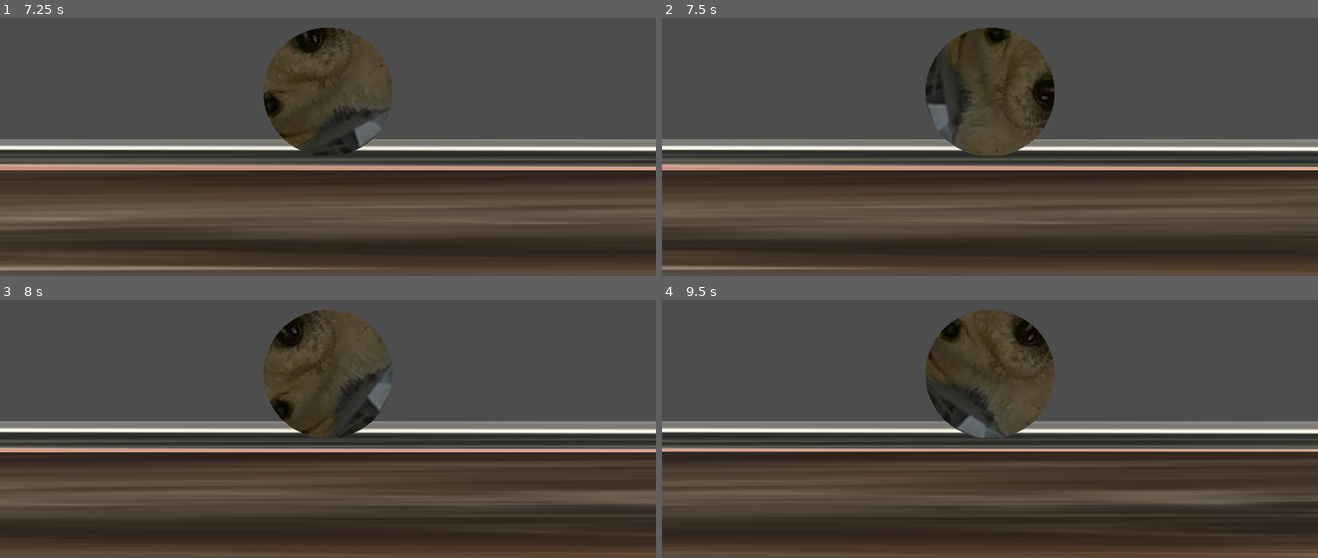
Above: before the commit, frames 1-4 (two rows, left to right).
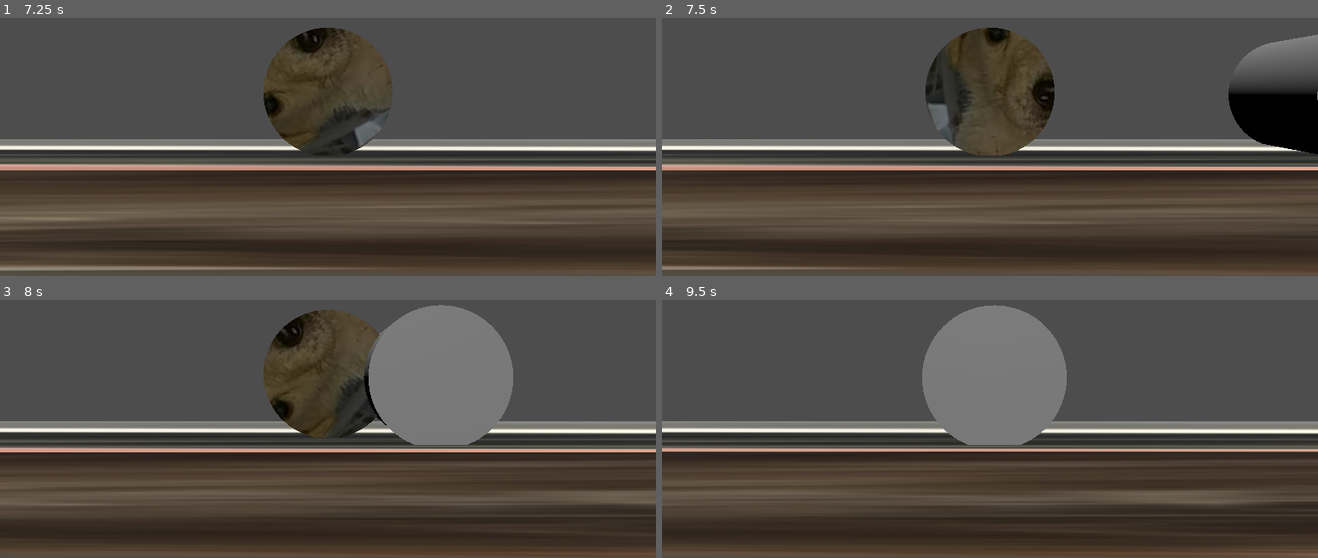
Above: after the commit, the same moments.

Repository: 21Staceye/CookieGame
Game: Godot game, scene res://main/world_root.tscn
Same seed, same stepped clock (60 frames per second), same inputs: the game is played once before the commit and once after it. The project has no main scene, so this scene is started directly.
Inputs (mouse positions are in pixels of both pictures, inside the frame that each line leads up to):
- Up to frame 1 (7.25 s): move the mouse to (295, 165) at 0.52 s; hold D (Forward) 0.53-2.03 s; tap E (Interact, bound only after the commit) at 0.6, 1.55, 2.3, 3.05, 3.6, 4.35, 5.3, 6.05, 6.8 s; click (295, 165) at 0.67 s; tap Space (Jump) at 0.77, 1.52, 3.02, 3.77, 4.52, 6.02, 6.77 s; move the mouse to (524, 147) at 1.27 s; tap B (BalancePos) at 1.35, 5.1 s; move the mouse to (131, 36) at 2.02 s; hold A (Back) 2.03-4.28 s; tap S (StandPos) at 2.1, 5.85 s; move the mouse to (360, 92) at 2.77 s; tap T (TipToesPos) at 2.85, 6.6 s; click (360, 92) at 2.92 s; move the mouse to (outside the picture) at 3.52 s; move the mouse to (472, 74) at 4.27 s; hold D (Forward) from 4.28 s (still down); move the mouse to (196, 110) at 5.02 s; click (196, 110) at 5.17 s; move the mouse to (outside the picture) at 5.77 s; move the mouse to (295, 165) at 6.52 s
- Up to frame 2 (7.5 s): keep holding D (Forward); move the mouse to (1186, 147) at 7.27 s; tap E (Interact, bound only after the commit) at 7.35 s; click (1186, 147) at 7.42 s
- Up to frame 3 (8 s): keep holding D (Forward); tap Space (Jump) at 7.52 s
- Up to frame 4 (9.5 s): move the mouse to (793, 318) at 8.02 s; release D (Forward) at 8.03 s; hold A (Back) from 8.03 s (still down); tap E (Interact, bound only after the commit) at 8.1, 9.05 s; move the mouse to (1022, 374) at 8.77 s; tap B (BalancePos) at 8.85 s; tap Space (Jump) at 9.02 s

Frame 1 is identical in both runs. In frame 2, 3.7% of the frame differs, in the area x 86-100%, y 6-53%; in frame 3, 9.2%; in frame 4, 9.3%, in the area x 39-62%, y 1-57%.

Commit message:
Dialogue transitions WIP

Diff:
--- /dev/null
+++ b/cookegame/main/transitions/transitionBox.tscn
@@ -0,0 +1,17 @@
+[gd_scene load_steps=3 format=3 uid="uid://bk3j3ylnhjjon"]
+
+[ext_resource type="Script" uid="uid://du8sxmln0xggj" path="res://main/transitions/transitionScript.gd" id="1_ubd6n"]
+
+[sub_resource type="BoxShape3D" id="BoxShape3D_ubd6n"]
+size = Vector3(3.23346, 2.22803, 1)
+
+[node name="TransitionBox" type="Node3D"]
+script = ExtResource("1_ubd6n")
+
+[node name="Area3D" type="Area3D" parent="."]
+
+[node name="CollisionShape3D" type="CollisionShape3D" parent="Area3D"]
+shape = SubResource("BoxShape3D_ubd6n")
+
+[connection signal="body_entered" from="Area3D" to="." method="cookieInteract"]
+[connection signal="body_exited" from="Area3D" to="." method="cookieLeft"]
--- /dev/null
+++ b/cookegame/main/transitions/transitionScript.gd
@@ -0,0 +1,38 @@
+extends Node3D
+@onready var worldScene = (self.get_parent())
+@onready var player = worldScene.get_node("cookie")
+var canTalk = false
+var UIList = [$"../../../transitionsUI/transitionExample.tscn"]
+
+func cookieInteract(body: Node3D) -> void:
+	print("hi")
+	if body.name == "cookie":
+		canTalk = true
+
+func cookieLeft(body: Node3D) -> void:
+	print("bye")
+	if body.name == "cookie":
+		canTalk = false
+
+
+func _process(delta) -> void:
+	#print(player.name)
+	if (Input.is_action_just_pressed("Interact") && canTalk == true):
+		print("Well hi there")
+		var group = self.get_groups()
+		match group[0]:
+			"sugar":
+				pass
+#				self.get_parent().add_child($"../../transitionsUI/transitionExample.tscn")
+			"nnn":
+				pass
+			"chocolate":
+				pass
+		doDialogue()
+
+func doDialogue():
+		var cam = (player.get_node("Camera3D"))
+		var camPos = (player.get_node("Camera3D")).position
+		#camPos = camPos.lerp(Vector3(camPos.x, camPos.y + 1.5, camPos.z), delta * 5)
+		camPos = (Vector3(camPos.x, camPos.y + 1.5, camPos.z))
+		worldScene.add_child(UIList[0])
--- /dev/null
+++ b/cookegame/main/transitions/transitionsUI/transitionExample.tscn
@@ -0,0 +1,38 @@
+[gd_scene load_steps=4 format=3 uid="uid://cgtdhclsfvtn5"]
+
+[ext_resource type="Texture2D" uid="uid://cvmchwfdnjmoh" path="res://main/transitions/transitionsUI/exPics/dave1.png" id="1_p6xl8"]
+[ext_resource type="Texture2D" uid="uid://m4cs0yedq2td" path="res://main/transitions/transitionsUI/exPics/dave2.png" id="2_jpgbs"]
+[ext_resource type="Texture2D" uid="uid://b4sgsf18ugxuw" path="res://main/transitions/transitionsUI/exPics/dave3.png" id="3_jpgbs"]
+
+[node name="TransitionExample" type="Control"]
+layout_mode = 3
+anchors_preset = 15
+anchor_right = 1.0
+anchor_bottom = 1.0
+grow_horizontal = 2
+grow_vertical = 2
+
+[node name="dialogue1" type="TextureRect" parent="."]
+layout_mode = 0
+offset_left = -11.0
+offset_top = 331.0
+offset_right = 4021.0
+offset_bottom = 3355.0
+scale = Vector2(0.302048, 0.102048)
+texture = ExtResource("1_p6xl8")
+
+[node name="dialogue2" type="TextureRect" parent="."]
+layout_mode = 0
+offset_top = 332.0
+offset_right = 472.0
+offset_bottom = 600.0
+scale = Vector2(2.48, 1.2)
+texture = ExtResource("2_jpgbs")
+
+[node name="dialogue3" type="TextureRect" parent="."]
+layout_mode = 0
+offset_top = 328.0
+offset_right = 4032.0
+offset_bottom = 3352.0
+scale = Vector2(0.32, 0.12)
+texture = ExtResource("3_jpgbs")
--- a/cookegame/main/world_root.tscn
+++ b/cookegame/main/world_root.tscn
@@ -1,7 +1,8 @@
-[gd_scene load_steps=6 format=3 uid="uid://b4m0bbkbgr5co"]
+[gd_scene load_steps=8 format=3 uid="uid://b4m0bbkbgr5co"]
 
 [ext_resource type="PackedScene" uid="uid://b60wevh7r0fpc" path="res://main/cookie.tscn" id="1_b63mn"]
 [ext_resource type="Texture2D" uid="uid://c7o7xor52kp6b" path="res://minigames/nnquiz_minigame/assets/IMG_0653.jpg" id="1_co5ns"]
+[ext_resource type="PackedScene" uid="uid://bk3j3ylnhjjon" path="res://main/transitions/transitionBox.tscn" id="3_hy6bm"]
 
 [sub_resource type="WorldBoundaryShape3D" id="WorldBoundaryShape3D_gagtc"]
 
@@ -10,6 +11,8 @@
 
 [sub_resource type="BoxMesh" id="BoxMesh_b63mn"]
 material = SubResource("StandardMaterial3D_hy6bm")
+
+[sub_resource type="CylinderMesh" id="CylinderMesh_hy6bm"]
 
 [node name="worldRoot" type="Node3D"]
 
@@ -27,3 +30,10 @@
 
 [node name="DirectionalLight3D" type="DirectionalLight3D" parent="."]
 transform = Transform3D(1, 0, 0, 0, 0.633826, 0.773475, 0, -0.773475, 0.633826, 0, 7.39068, 9.56712)
+
+[node name="TransitionBox" parent="." groups=["sugar"] instance=ExtResource("3_hy6bm")]
+transform = Transform3D(1, 0, 0, 0, 1, 0, 0, 0, 1, 8.23839, -2.38419e-07, 0.04284)
+
+[node name="MeshInstance3D" type="MeshInstance3D" parent="TransitionBox"]
+transform = Transform3D(1, 0, 0, 0, -1.34648e-08, -1, 0, 0.308038, -4.37114e-08, 0.72253, 0.466792, 0)
+mesh = SubResource("CylinderMesh_hy6bm")
--- a/cookegame/project.godot
+++ b/cookegame/project.godot
@@ -13,6 +13,12 @@
 config/name="cookeGame"
 config/features=PackedStringArray("4.4", "Forward Plus")
 config/icon="res://icon.svg"
+
+[global_group]
+
+chocolate=""
+nnn=""
+sugar=""
 
 [input]
 
@@ -50,3 +56,8 @@
 "events": [Object(InputEventKey,"resource_local_to_scene":false,"resource_name":"","device":-1,"window_id":0,"alt_press …(191 unchanged characters)…
 ]
 }
+Interact={
+"deadzone": 0.2,
+"events": [Object(InputEventKey,"resource_local_to_scene":false,"resource_name":"","device":-1,"window_id":0,"alt_pressed":false,"shift_pressed":false,"ctrl_pressed":false,"meta_pressed":false,"pressed":false,"keycode":0,"physical_keycode":69,"key_label":0,"unicode":101,"location":0,"echo":false,"script":null)
+]
+}
Not shown, added: cookegame/main/transitions/transitionScript.gd.uid
Not shown, added: cookegame/main/transitions/transitionsUI/exPics/dave1.png.import
Binary file added: cookegame/main/transitions/transitionsUI/exPics/dave2.png
Not shown, added: cookegame/main/transitions/transitionsUI/exPics/dave2.png.import
Not shown, added: cookegame/main/transitions/transitionsUI/exPics/dave3.png.import
Not shown, added: cookegame/main/transitions/transitionsUI/exPics/dave1.png
Not shown, added: cookegame/main/transitions/transitionsUI/exPics/dave3.png
